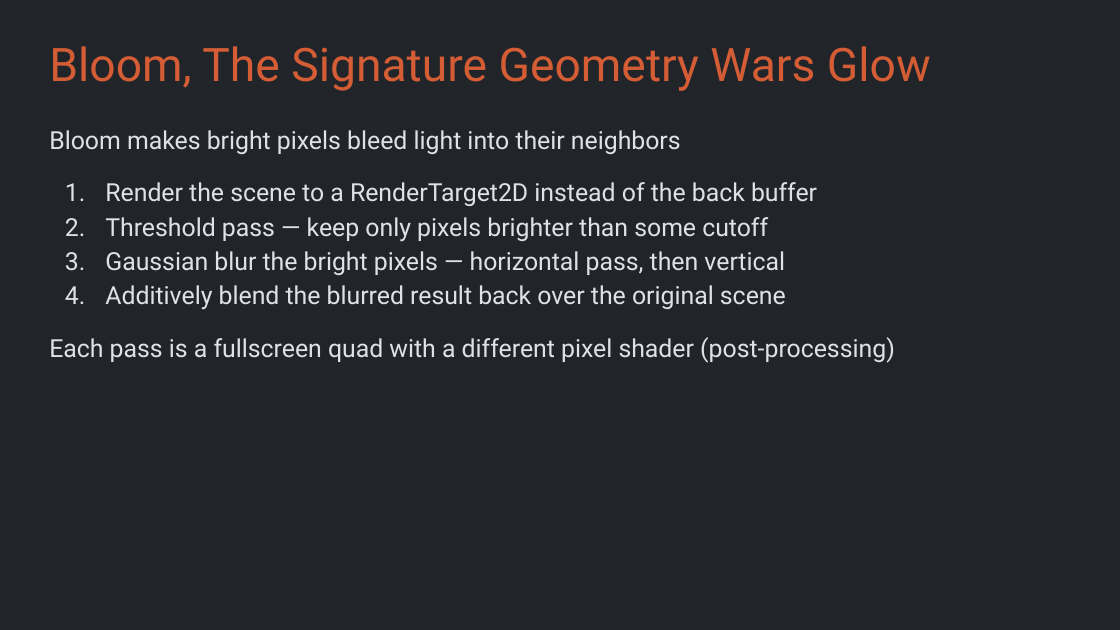
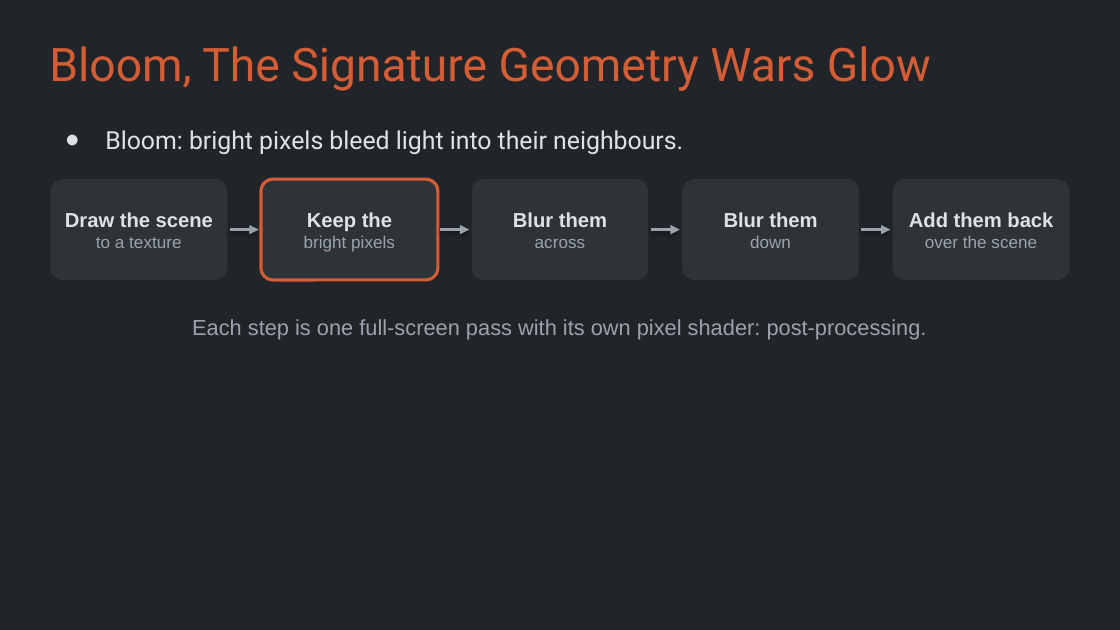
Before and after one commit to Metamate/gar, a slide deck: slide 23 of slides/11 Geometry Wars.pptx. Drawn at 1120x630 pixels with LibreOffice and Linux fonts; fonts in the diff are those of the drawing. Boxes give left, top, right and bottom in pixels: in the first picture for what was removed or moved away, otherwise in the second. Text is boxed around its words. In the diff, an @@ line names an element or a change of style, - is before the commit and + after.

```diff
--- a/slides/11 Geometry Wars.pptx
+++ b/slides/11 Geometry Wars.pptx
@@ text at [105, 130, 683, 154]: text changed @@
-Bloom makes bright pixels bleed light into their neighbors
-1. Render the scene to a RenderTarget2D instead of the back buffer
-2. Threshold pass — keep only pixels brighter than some cutoff
-3. Gaussian blur the bright pixels — horizontal pass, then vertical
-4. Additively blend the blurred result back over the original scene
-Each pass is a fullscreen quad with a different pixel shader (post-processing)
+● Bloom: bright pixels bleed light into their neighbours.
@@ rounded rectangle added at [50, 179, 227, 280], fill #2E3338, 13 pt, text #DEE2E6, bold @@
+Draw the scene
+to a texture
@@ rounded rectangle added at [261, 179, 438, 280], fill #2E3338, outline #D45D35 2 pt, 11 pt, text #9AA3AB @@
+Keep the
+bright pixels
@@ rounded rectangle added at [472, 179, 648, 280], fill #2E3338, 13 pt, text #DEE2E6, bold @@
+Blur them
+across
@@ rounded rectangle added at [682, 179, 859, 280], fill #2E3338, 13 pt, text #DEE2E6, bold @@
+Blur them
+down
@@ rounded rectangle added at [893, 179, 1070, 280], fill #2E3338, 11 pt, text #9AA3AB @@
+Add them back
+over the scene
@@ arrow added from (230, 230) to (259, 230), #9AA3AB 2 pt @@
@@ arrow added from (440, 230) to (469, 230), #9AA3AB 2 pt @@
@@ arrow added from (651, 230) to (680, 230), #9AA3AB 2 pt @@
@@ arrow added from (861, 230) to (890, 230), #9AA3AB 2 pt @@
@@ text added at [192, 319, 927, 340], 14 pt, text #9AA3AB @@
+Each step is one full-screen pass with its own pixel shader: post-processing.
```
Also in this commit, not shown: 11 other slides changed, 1 slide added.
